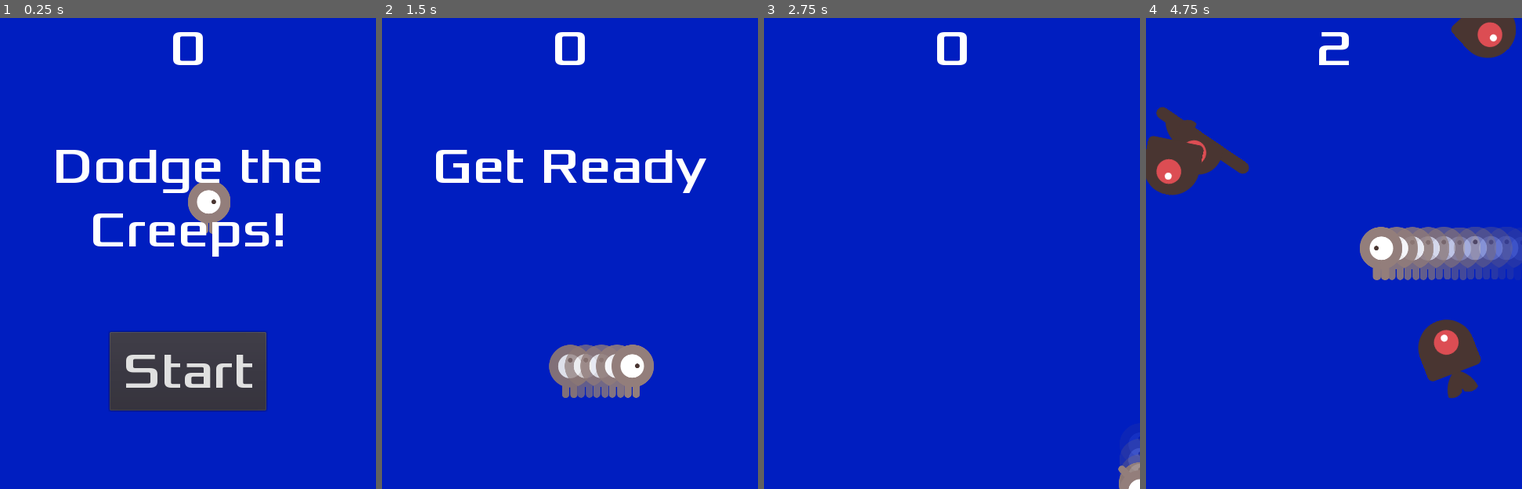
Above: before the commit, frames 1-4 (left to right).
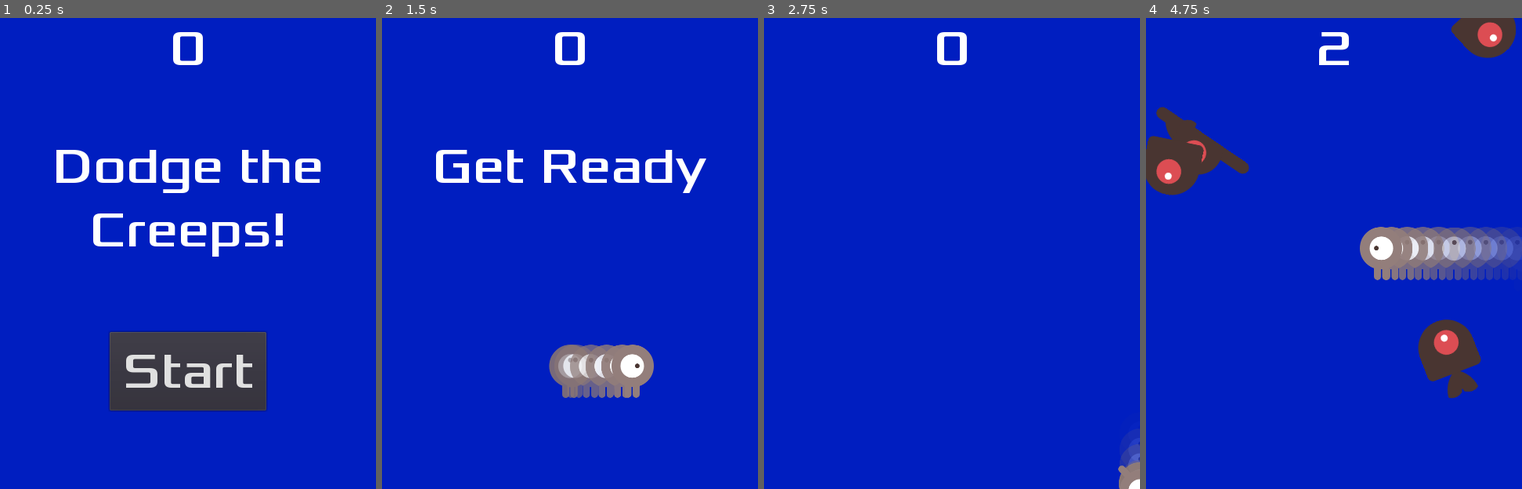
Above: after the commit, the same moments.

Repository: nukesz/game-development-godot
Game: Godot game, scene res://Main.tscn
Two runs of this game, one before a commit and one after it. Both use one fixed random seed, a clock stepped at 60 frames per second and the inputs below.
Inputs:
- Up to frame 1 (0.25 s): no input
- Up to frame 2 (1.5 s): click "Start" at 0.5 s; hold Right (ui_right) from 1.28 s (still down)
- Up to frame 3 (2.75 s): release Right (ui_right) at 2.03 s; hold Down (ui_down) from 2.03 s (still down)
- Up to frame 4 (4.75 s): release Down (ui_down) at 2.78 s; hold Right (ui_right) 2.78-3.53 s; hold Up (ui_up) 3.53-4.28 s; hold Left (ui_left) from 4.28 s (still down)

The runs differ from the first frame. In frame 1, 0.8% of the frame differs, in the area x 50-62%, y 35-46%; in frame 2, 0.7%; in frame 3, less than 0.1%; in frame 4, 1.6%, in the area x 56-100%, y 44-56%.

Commit message:
Player should be hidden by default

Diff:
--- a/OfficialFirstGame/HUD.tscn
+++ b/OfficialFirstGame/HUD.tscn
@@ -27,7 +27,7 @@
 font_data = ExtResource( 2 )
 _sections_unfolded = [ "Font", "Settings" ]
 
-[node name="HUD" type="CanvasLayer"]
+[node name="HUD" type="CanvasLayer" index="0"]
 
 layer = 1
 offset = Vector2( 0, 0 )
--- a/OfficialFirstGame/Player.gd
+++ b/OfficialFirstGame/Player.gd
@@ -7,7 +7,7 @@
 
 
 func _ready():
-    #hide()
+    hide()
     screensize = get_viewport_rect().size
 
 func _process(delta):
